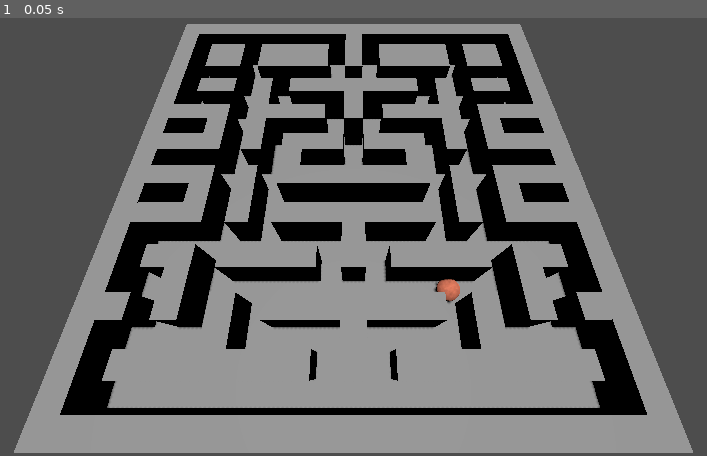
Above: before the commit, frame 1.
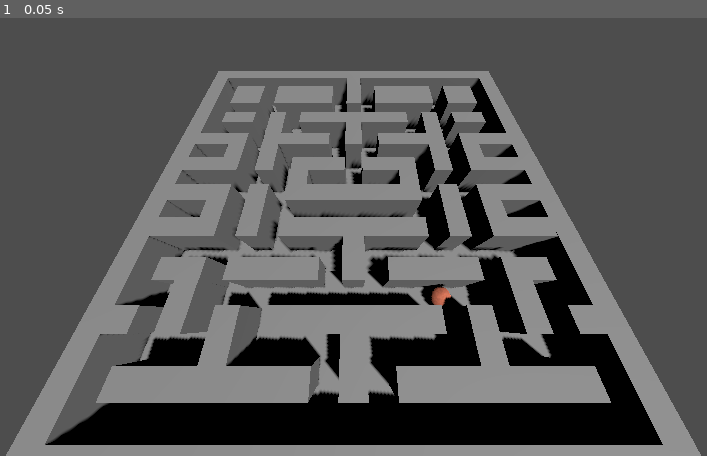
Above: after the commit, the same moment.

Repository: MagnusChase03/CS4361-Group-Project
Game: Godot game, scene res://Scenes/Game.tscn
Same seed, same stepped clock (60 frames per second), same inputs: the game is played once before the commit and once after it.
Inputs:
- Up to frame 1 (0.05 s): no input

The runs differ from the first frame. In frame 1, 48% of the frame differs, in the area x 0-100%, y 1-100%.

Commit message:
Updates

Diff:
--- a/Scenes/Game.tscn
+++ b/Scenes/Game.tscn
@@ -133,10 +133,11 @@
 transform = Transform3D(1, 0, 0, 0, 1, 0, 0, 0, 1, 0, 1, 0)
 
 [node name="Camera3D" type="Camera3D" parent="."]
-transform = Transform3D(-1, -6.74032e-08, -5.56736e-08, -7.91252e-08, 0.427027, 0.904239, -3.71745e-08, 0.904239, -0.427027, 0.000714302, 13.0721, -9.16185)
+transform = Transform3D(-1, -7.92319e-08, 3.69465e-08, 0, 0.422618, 0.906308, -8.74228e-08, 0.906308, -0.422618, 0.001, 10, -7)
+fov = 100.0
 
 [node name="DirectionalLight3D" type="DirectionalLight3D" parent="."]
-transform = Transform3D(0.707107, -0.707107, -3.09086e-08, 0, -4.37114e-08, 1, -0.707107, -0.707107, -3.09086e-08, -10, 20, -10)
+transform = Transform3D(0.707107, -0.612372, -0.353553, 0, -0.5, 0.866025, -0.707107, -0.612372, -0.353553, -10, 20, -10)
 shadow_enabled = true
 
 [node name="Floor" type="StaticBody3D" parent="."]
